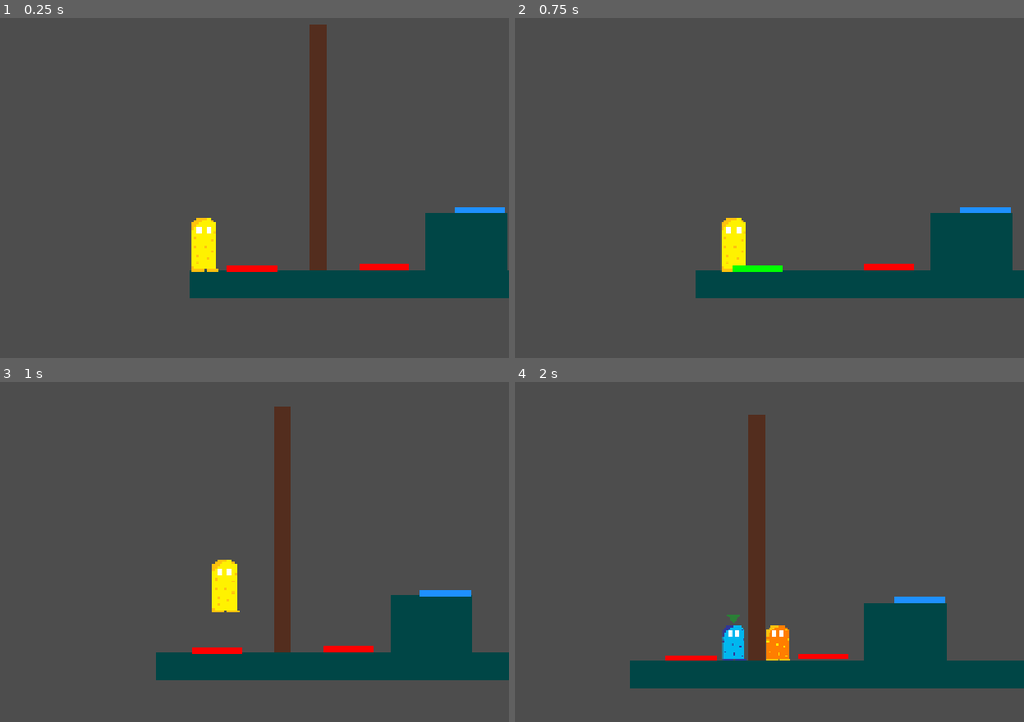
Above: before the commit, frames 1-4 (two rows, left to right).
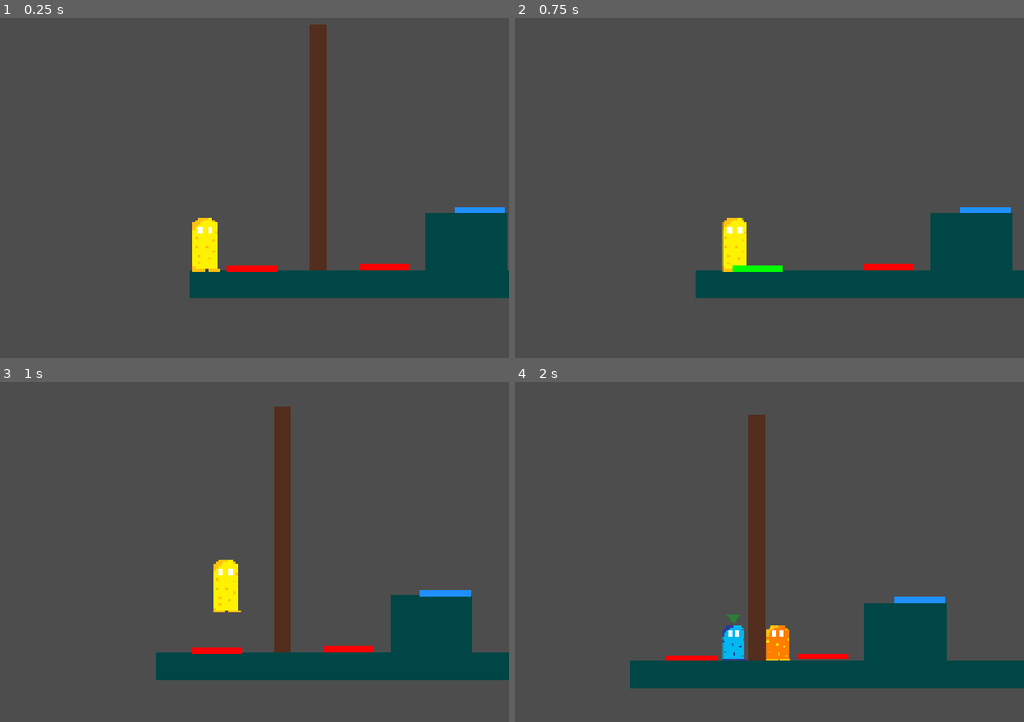
Above: after the commit, the same moments.

Repository: szilveszterbiro7/week4
Game: Godot game, scene res://Scenes/level1.tscn
Same seed, same stepped clock (60 frames per second), same inputs: the game is played once before the commit and once after it.
Inputs (mouse positions are in pixels of both pictures, inside the frame that each line leads up to):
- Up to frame 1 (0.25 s): no input
- Up to frame 2 (0.75 s): tap Enter at 0.5 s; move the mouse to (840, 154) at 0.52 s; hold D (right) from 0.53 s (still down); tap Tab (change_character) at 0.6 s; click (840, 154) at 0.67 s
- Up to frame 3 (1 s): keep holding D (right); tap W (jump) at 0.77 s
- Up to frame 4 (2 s): keep holding D (right); move the mouse to (565, 555) at 1.27 s; tap F (split) at 1.35 s; tap W (jump) at 1.52 s

The runs differ from the first frame. In frame 1, 0.1% of the frame differs, in the area x 37-44%, y 58-75%; in frame 2, 0.1%; in frame 3, 0.1%; in frame 4, nothing differs.

Commit message:
Made level 3

Diff:
--- a/week-4/Scenes/exit_gate.tscn
+++ b/week-4/Scenes/exit_gate.tscn
@@ -6,6 +6,8 @@
 size = Vector2(125, 251.5)
 
 [node name="ExitGate" type="Area2D" unique_id=103256322]
+collision_layer = 0
+collision_mask = 15
 script = ExtResource("1_mwkva")
 
 [node name="CollisionShape2D" type="CollisionShape2D" parent="." unique_id=1109844510]
--- a/week-4/Scenes/level2.tscn
+++ b/week-4/Scenes/level2.tscn
@@ -7,6 +7,7 @@
 [ext_resource type="PackedScene" uid="uid://xmtdx5e5rg6w" path="res://Scenes/door.tscn" id="5_mtqcm"]
 [ext_resource type="PackedScene" uid="uid://8s224681l7qj" path="res://Scenes/pressureplate.tscn" id="6_mmf1u"]
 [ext_resource type="PackedScene" uid="uid://3xvfopas1u0d" path="res://Scenes/exit_gate.tscn" id="7_vn460"]
+[ext_resource type="PackedScene" uid="uid://ci0m2ykltjaa4" path="res://Scenes/level3.tscn" id="8_mhlpv"]
 
 [sub_resource type="RectangleShape2D" id="RectangleShape2D_ce5me"]
 size = Vector2(43.859375, 2.203125)
@@ -75,11 +76,11 @@
 position = Vector2(-1280, -18)
 
 [node name="CollisionShape2D2" type="CollisionShape2D" parent="StaticBody2D2" unique_id=1448980268]
-position = Vector2(-956, 25)
+position = Vector2(-950, 22)
 shape = SubResource("SegmentShape2D_ce5me")
 
 [node name="Door" parent="." unique_id=370755971 instance=ExtResource("5_mtqcm")]
-position = Vector2(-121, 33)
+position = Vector2(-89, 33)
 
 [node name="Pressureplate" parent="." unique_id=169107418 node_paths=PackedStringArray("door") instance=ExtResource("6_mmf1u")]
 position = Vector2(-442, 230)
@@ -106,6 +107,7 @@
 
 [node name="ExitGate" parent="." unique_id=103256322 instance=ExtResource("7_vn460")]
 position = Vector2(1195, 181)
+next_scene = ExtResource("8_mhlpv")
 
 [node name="StaticBody2D4" type="StaticBody2D" parent="." unique_id=468384940]
 position = Vector2(0, 61)
--- /dev/null
+++ b/week-4/Scenes/level3.tscn
@@ -0,0 +1,235 @@
+[gd_scene format=3 uid="uid://ci0m2ykltjaa4"]
+
+[ext_resource type="Script" uid="uid://57ccpe3yj8g2" path="res://Scenes/base_level.gd" id="1_qrg6c"]
+[ext_resource type="PackedScene" uid="uid://br1033xngyq1f" path="res://Scenes/player.tscn" id="2_1x0xh"]
+[ext_resource type="PackedScene" uid="uid://4is7qswmwhxo" path="res://Scenes/clone.tscn" id="3_h3ll2"]
+[ext_resource type="Texture2D" uid="uid://5k2aqr88auh4" path="res://Assets/Clone2.png" id="4_csbjj"]
+[ext_resource type="PackedScene" uid="uid://xmtdx5e5rg6w" path="res://Scenes/door.tscn" id="5_h6p24"]
+[ext_resource type="PackedScene" uid="uid://8s224681l7qj" path="res://Scenes/pressureplate.tscn" id="6_vn7r1"]
+[ext_resource type="PackedScene" uid="uid://3xvfopas1u0d" path="res://Scenes/exit_gate.tscn" id="7_vwkqt"]
+
+[sub_resource type="RectangleShape2D" id="RectangleShape2D_ce5me"]
+size = Vector2(43.859375, 2.203125)
+
+[sub_resource type="SegmentShape2D" id="SegmentShape2D_ce5me"]
+a = Vector2(1285, 764)
+b = Vector2(1285, 4)
+
+[sub_resource type="RectangleShape2D" id="RectangleShape2D_2tox5"]
+size = Vector2(250, 39)
+
+[sub_resource type="RectangleShape2D" id="RectangleShape2D_cvnsp"]
+size = Vector2(845.25, 43.75)
+
+[sub_resource type="RectangleShape2D" id="RectangleShape2D_qrg6c"]
+size = Vector2(37, 600)
+
+[node name="Level3" type="Node2D" unique_id=43157250]
+script = ExtResource("1_qrg6c")
+
+[node name="Ground" type="StaticBody2D" parent="." unique_id=355745800]
+position = Vector2(320, 320)
+
+[node name="CollisionShape2D" type="CollisionShape2D" parent="Ground" unique_id=1773694295]
+position = Vector2(378.25, 359)
+scale = Vector2(32, 32)
+shape = SubResource("RectangleShape2D_ce5me")
+
+[node name="ColorRect" type="ColorRect" parent="Ground" unique_id=1320071082]
+offset_left = -319.0
+offset_top = 322.0
+offset_right = 1081.0
+offset_bottom = 390.0
+color = Color(0, 0.27358776, 0.27511105, 1)
+
+[node name="Ground2" type="StaticBody2D" parent="." unique_id=1072270281]
+position = Vector2(-630, 320)
+
+[node name="CollisionShape2D" type="CollisionShape2D" parent="Ground2" unique_id=1710529049]
+position = Vector2(378.25, 359)
+scale = Vector2(32, 32)
+shape = SubResource("RectangleShape2D_ce5me")
+
+[node name="ColorRect" type="ColorRect" parent="Ground2" unique_id=1237490590]
+offset_left = -319.0
+offset_top = 322.0
+offset_right = 1081.0
+offset_bottom = 390.0
+color = Color(0, 0.27358776, 0.27511105, 1)
+
+[node name="Player" parent="." unique_id=1774187077 instance=ExtResource("2_1x0xh")]
+position = Vector2(-956, 403)
+collision_layer = 2
+
+[node name="Clone1" parent="." unique_id=1393418881 instance=ExtResource("3_h3ll2")]
+visible = false
+position = Vector2(407, 379)
+collision_layer = 5
+collision_mask = 33
+
+[node name="Clone2" parent="." unique_id=539241314 instance=ExtResource("3_h3ll2")]
+visible = false
+position = Vector2(960, 350)
+collision_layer = 8
+collision_mask = 17
+
+[node name="Sprite2D" parent="Clone2" index="1" unique_id=1240714779]
+texture = ExtResource("4_csbjj")
+
+[node name="StaticBody2D" type="StaticBody2D" parent="." unique_id=1607458829]
+position = Vector2(114, -39)
+
+[node name="CollisionShape2D" type="CollisionShape2D" parent="StaticBody2D" unique_id=1022807082]
+shape = SubResource("SegmentShape2D_ce5me")
+
+[node name="StaticBody2D2" type="StaticBody2D" parent="." unique_id=1991805257]
+position = Vector2(-1280, -18)
+
+[node name="CollisionShape2D2" type="CollisionShape2D" parent="StaticBody2D2" unique_id=1448980268]
+position = Vector2(-950, 22)
+shape = SubResource("SegmentShape2D_ce5me")
+
+[node name="Door" parent="." unique_id=370755971 instance=ExtResource("5_h6p24")]
+position = Vector2(-89, 33)
+
+[node name="Pressureplate" parent="." unique_id=169107418 node_paths=PackedStringArray("door") instance=ExtResource("6_vn7r1")]
+position = Vector2(-442, 230)
+collision_mask = 4
+door = NodePath("../Door")
+plate_type = 1
+
+[node name="Pressureplate2" parent="." unique_id=1845035222 node_paths=PackedStringArray("door") instance=ExtResource("6_vn7r1")]
+position = Vector2(572, 372)
+collision_mask = 8
+door = NodePath("../Door")
+plate_type = 2
+
+[node name="Door2" parent="." unique_id=722675094 instance=ExtResource("5_h6p24")]
+position = Vector2(163, -387)
+
+[node name="Pressureplate3" parent="." unique_id=1619738442 node_paths=PackedStringArray("door") instance=ExtResource("6_vn7r1")]
+position = Vector2(534, 540)
+collision_mask = 8
+door = NodePath("../Door2")
+plate_type = 2
+
+[node name="ExitGate" parent="." unique_id=103256322 instance=ExtResource("7_vwkqt")]
+position = Vector2(1195, 181)
+
+[node name="StaticBody2D4" type="StaticBody2D" parent="." unique_id=468384940]
+position = Vector2(0, 61)
+
+[node name="ColorRect" type="ColorRect" parent="StaticBody2D4" unique_id=2130240061]
+offset_left = -720.0
+offset_top = 420.0
+offset_right = -470.0
+offset_bottom = 460.0
+color = Color(0, 0.16585201, 0.16941264, 1)
+
+[node name="CollisionShape2D" type="CollisionShape2D" parent="StaticBody2D4" unique_id=115415709]
+position = Vector2(-595, 440.5)
+shape = SubResource("RectangleShape2D_2tox5")
+
+[node name="StaticBody2D5" type="StaticBody2D" parent="." unique_id=364735496]
+position = Vector2(283, -92)
+
+[node name="ColorRect" type="ColorRect" parent="StaticBody2D5" unique_id=471319649]
+offset_left = -720.0
+offset_top = 424.0
+offset_right = -470.0
+offset_bottom = 464.0
+color = Color(0, 0.1882353, 0.19215687, 1)
+
+[node name="CollisionShape2D" type="CollisionShape2D" parent="StaticBody2D5" unique_id=1109789530]
+position = Vector2(-595, 443.5)
+shape = SubResource("RectangleShape2D_2tox5")
+
+[node name="StaticBody2D8" type="StaticBody2D" parent="." unique_id=2057209266]
+position = Vector2(1016, 69)
+
+[node name="ColorRect" type="ColorRect" parent="StaticBody2D8" unique_id=1083325636]
+offset_left = -720.0
+offset_top = 424.0
+offset_right = -470.0
+offset_bottom = 464.0
+color = Color(0, 0.1882353, 0.19215687, 1)
+
+[node name="CollisionShape2D" type="CollisionShape2D" parent="StaticBody2D8" unique_id=709053715]
+position = Vector2(-595, 443.5)
+shape = SubResource("RectangleShape2D_2tox5")
+
+[node name="StaticBody2D6" type="StaticBody2D" parent="." unique_id=2125820855]
+position = Vector2(678, -200)
+
+[node name="ColorRect" type="ColorRect" parent="StaticBody2D6" unique_id=195590860]
+offset_left = -720.0
+offset_top = 424.0
+offset_right = -470.0
+offset_bottom = 464.0
+color = Color(0, 0.1882353, 0.19215687, 1)
+
+[node name="CollisionShape2D" type="CollisionShape2D" parent="StaticBody2D6" unique_id=652044434]
+position = Vector2(-595, 443.5)
+shape = SubResource("RectangleShape2D_2tox5")
+
+[node name="StaticBody2D7" type="StaticBody2D" parent="." unique_id=652860202]
+position = Vector2(1285, 49)
+
+[node name="ColorRect" type="ColorRect" parent="StaticBody2D7" unique_id=1500828437]
+offset_left = -720.0
+offset_top = 424.0
+offset_right = -470.0
+offset_bottom = 464.0
+color = Color(0, 0.1882353, 0.19215687, 1)
+
+[node name="CollisionShape2D" type="CollisionShape2D" parent="StaticBody2D7" unique_id=1414984271]
+position = Vector2(-595, 443.5)
+shape = SubResource("RectangleShape2D_2tox5")
+
+[node name="StaticBody2D9" type="StaticBody2D" parent="." unique_id=731496665]
+position = Vector2(962, -354)
+
+[node name="ColorRect" type="ColorRect" parent="StaticBody2D9" unique_id=625718699]
+offset_left = -720.0
+offset_top = 424.0
+offset_right = -470.0
+offset_bottom = 464.0
+color = Color(0, 0.1882353, 0.19215687, 1)
+
+[node name="CollisionShape2D" type="CollisionShape2D" parent="StaticBody2D9" unique_id=578861209]
+position = Vector2(-595, 443.5)
+shape = SubResource("RectangleShape2D_2tox5")
+
+[node name="BlueBarrier" type="StaticBody2D" parent="." unique_id=997273540]
+position = Vector2(-675, 282)
+collision_layer = 16
+collision_mask = 32
+
+[node name="CollisionShape2D" type="CollisionShape2D" parent="BlueBarrier" unique_id=661534522]
+position = Vector2(155.375, 120.125)
+shape = SubResource("RectangleShape2D_cvnsp")
+
+[node name="ColorRect" type="ColorRect" parent="BlueBarrier" unique_id=1547249428]
+offset_left = -270.0
+offset_top = 100.0
+offset_right = 580.0
+offset_bottom = 140.0
+color = Color(0.13425371, 0, 0.94271684, 0.28627452)
+
+[node name="OrangeBarrier" type="StaticBody2D" parent="." unique_id=990206562]
+position = Vector2(486, 321)
+collision_layer = 32
+collision_mask = 0
+
+[node name="CollisionShape2D" type="CollisionShape2D" parent="OrangeBarrier" unique_id=1323594013]
+position = Vector2(50.5, 20)
+shape = SubResource("RectangleShape2D_qrg6c")
+
+[node name="ColorRect" type="ColorRect" parent="OrangeBarrier" unique_id=81367374]
+offset_left = 32.0
+offset_top = -279.0
+offset_right = 72.0
+offset_bottom = 321.0
+color = Color(0.8745098, 0.39607844, 0.17254902, 0.45490196)
+
+[editable path="Clone2"]
--- a/week-4/Scenes/player.tscn
+++ b/week-4/Scenes/player.tscn
@@ -7,6 +7,8 @@
 size = Vector2(66, 129)
 
 [node name="Player" type="CharacterBody2D" unique_id=1774187077]
+collision_layer = 3
+collision_mask = 49
 script = ExtResource("1_cvnsp")
 
 [node name="CollisionShape2D" type="CollisionShape2D" parent="." unique_id=385398583]
@@ -14,7 +16,7 @@
 shape = SubResource("RectangleShape2D_ce5me")
 
 [node name="Sprite2D" type="Sprite2D" parent="CollisionShape2D" unique_id=301219664]
-position = Vector2(-5, -14.5)
+position = Vector2(-2, -14.5)
 scale = Vector2(0.6, 0.565)
 texture = ExtResource("2_6t5aa")
 
--- a/week-4/exit_gate.gd
+++ b/week-4/exit_gate.gd
@@ -17,7 +17,7 @@
 		return
 	if body.name=="Player":
 		if next_scene!=null:
-			transitioning=false
+			transitioning=true
 			get_tree().call_deferred("change_scene_to_packed", next_scene)
 		else:
 			label.text="Level\ncomplete!"
--- a/week-4/project.godot
+++ b/week-4/project.godot
@@ -63,6 +63,15 @@
 ]
 }
 
+[layer_names]
+
+2d_physics/layer_1="World"
+2d_physics/layer_2="Player"
+2d_physics/layer_3="BlueClone"
+2d_physics/layer_4="OrangeClone"
+2d_physics/layer_5="BlueBarrier"
+2d_physics/layer_6="OrangeBarrier"
+
 [physics]
 
 3d/physics_engine="Jolt Physics"
